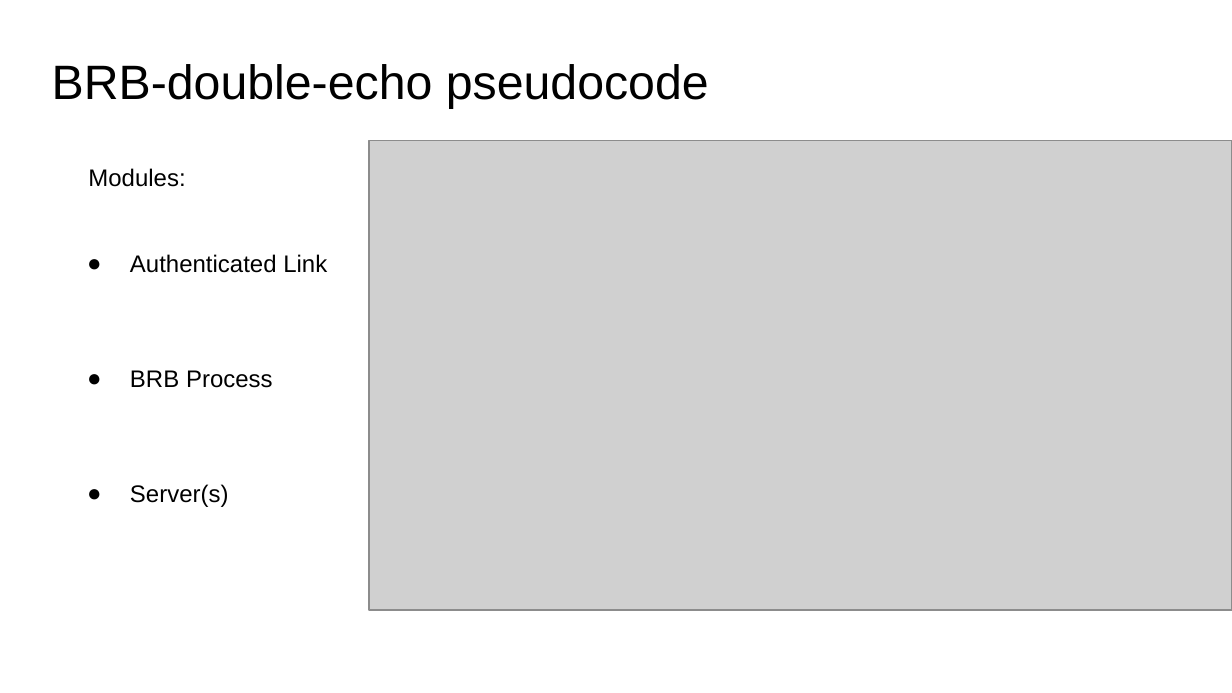
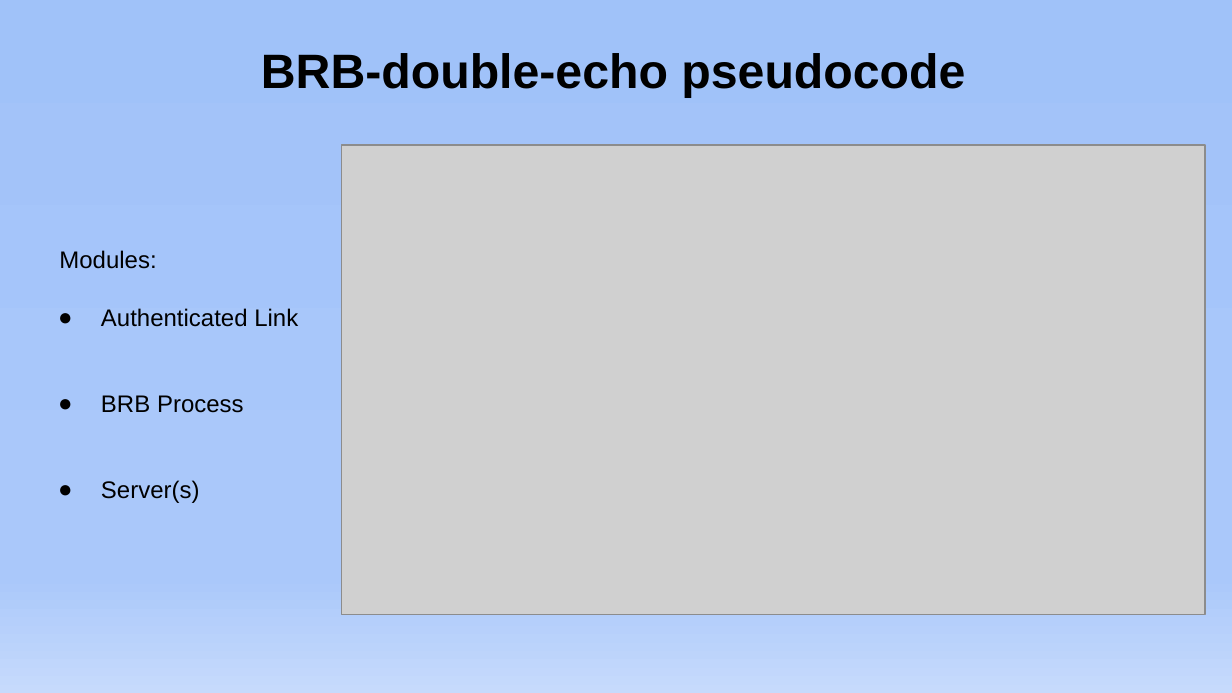
Before and after one commit to GabrieleLerani/Distributed-System-Broadcast-primitive-with-Byzantine-process, a slide deck: slide 4 of DOC/DDS_Presentation.pptx. Drawn at 1232x693 pixels with LibreOffice and Linux fonts; fonts in the diff are those of the drawing; grey boxes stand for pictures. Boxes give left, top, right and bottom in pixels: in the first picture for what was removed or moved away, otherwise in the second. Text is boxed around its words. In the diff, an @@ line names an element or a change of style, - is before the commit and + after.

```diff
--- a/DOC/DDS_Presentation.pptx
+++ b/DOC/DDS_Presentation.pptx
@@ background #FFFFFF to gradient #A1C2F9 to #AAC8FA to #C6DAFC @@
@@ title "BRB-double-echo pseudocode": place and size @@
-title "BRB-double-echo pseudocode" at <box>52,64,709,109</box>
+title "BRB-double-echo pseudocode" at <box>261,53,965,98</box>
@@ title "BRB-double-echo pseudocode" at <box>261,53,965,98</box>: bold on @@
@@ picture: place and size @@
-picture at <box>368,140,1232,610</box>
+picture at <box>341,145,1205,615</box>
@@ text "Modules:" rewrapped from <box>88,168,327,507</box> to <box>59,250,298,503</box> @@
```
Also in this commit, not shown: 12 other slides changed, 1 slide added, 2 slides removed.
